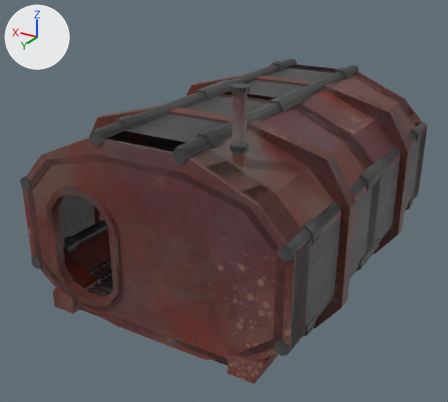
Before and after pictures for a commit that changed the OBJ model Models/Oxygen_Room.obj.
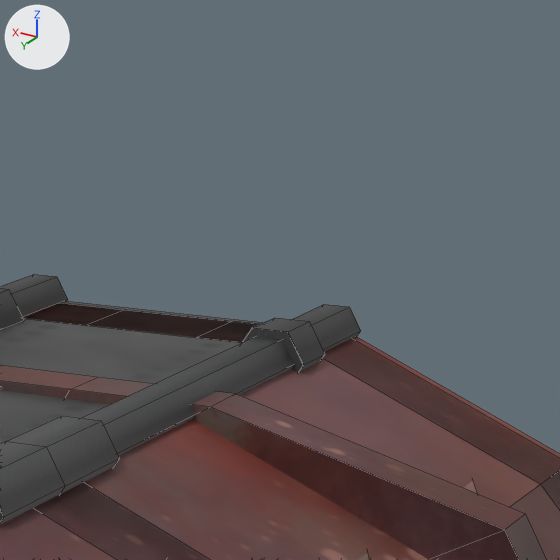
Each version appears first whole from a camera (50 mm lens) standing at (-6.45, 11.86, 6.86) and looking at (0.3, 0.61, 1.24), and next in a close-up on the part from 63% to 90% of the width and 0% to 30% of the height. The lights are fixed; the arrows at upper left show +X, +Y and +Z. The older version's two pictures come first. The close-ups show mesh edges as thin lines. Where no turn or scale is listed for an object, it has been applied to the vertices. Vertices at exactly the same position are counted once.
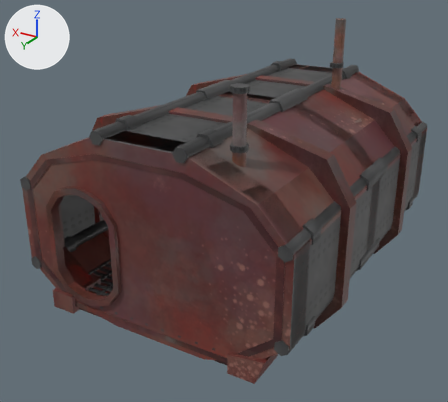
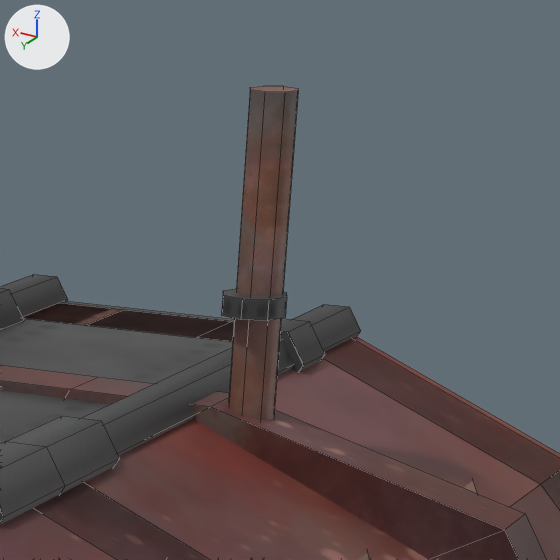
Location of each change, [x1, y1, x2, y2] in pixels of the close-ups (560 x 560 px; the box of a moved part takes in the faces that stretch with it):
'Cube.014', reshaped
    before: [0, 274, 560, 560]
    after: [0, 86, 560, 560]
part 1 of me_cube_014, moved or reshaped (not visible before)
    after: [229, 86, 298, 420]
part 2 of me_cube_014, moved or reshaped (not visible before)
    after: [222, 289, 287, 321]

The change in detail:
Material 'Material.001' (mat_material_001) changes its picture from img_bloody_rust_png to img_wall_png.
Material 'Material.002' (mat_material_002) changes its picture from img_metal_png to img_bloody_rust_png.
Material 'Material.003' (mat_material_003) is new.
Its texture is img_metal_png.
me_cube_014 is used by ob_cube_014; location (0.0, 0.0, 0.0).
me_cube_014 had 2240 vertices, 1886 faces and spanned x -3.16..3.16, y -4.11..4.09, z -0.91..4.63.
me_cube_014 no longer uses material mat_material (picture img_wall_png).
me_cube_014 now has 2320 vertices, 1942 faces and spans x -3.16..3.16, y -4.11..4.09, z -0.91..5.12.
me_cube_014 part 1: the loose piece of 16 vertices spanning x -1.69..-1.45, y -2.86..0.09, z 2.69..2.94 is turned -90 degrees about the x axis through its middle, then moved by (0.29, -0.45, 0.83).
me_cube_014 part 2: the loose piece of 16 vertices spanning x -1.73..-1.4, y 2.05..2.15, z 2.65..2.98 is turned -90 degrees about the x axis through its middle, then moved by (0.29, -3.87, 1.3).
Other edits to the shape of me_cube_014 do not show in these pictures.
me_cube_014 gains material mat_material_003 (picture img_metal_png).
